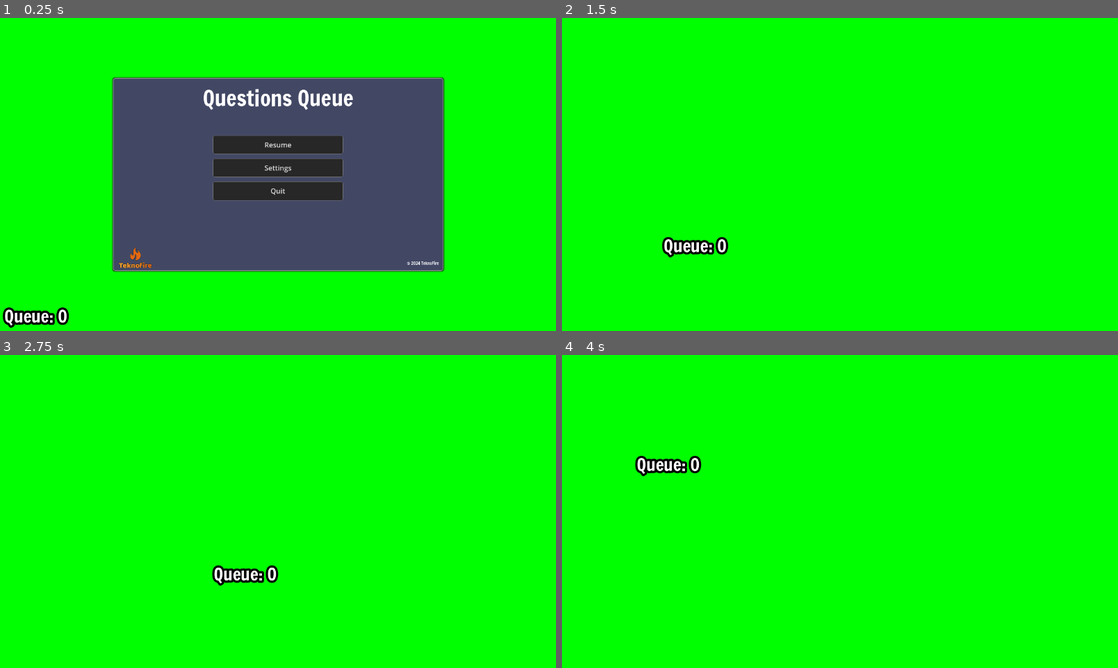
Above: before the commit, frames 1-4 (two rows, left to right).
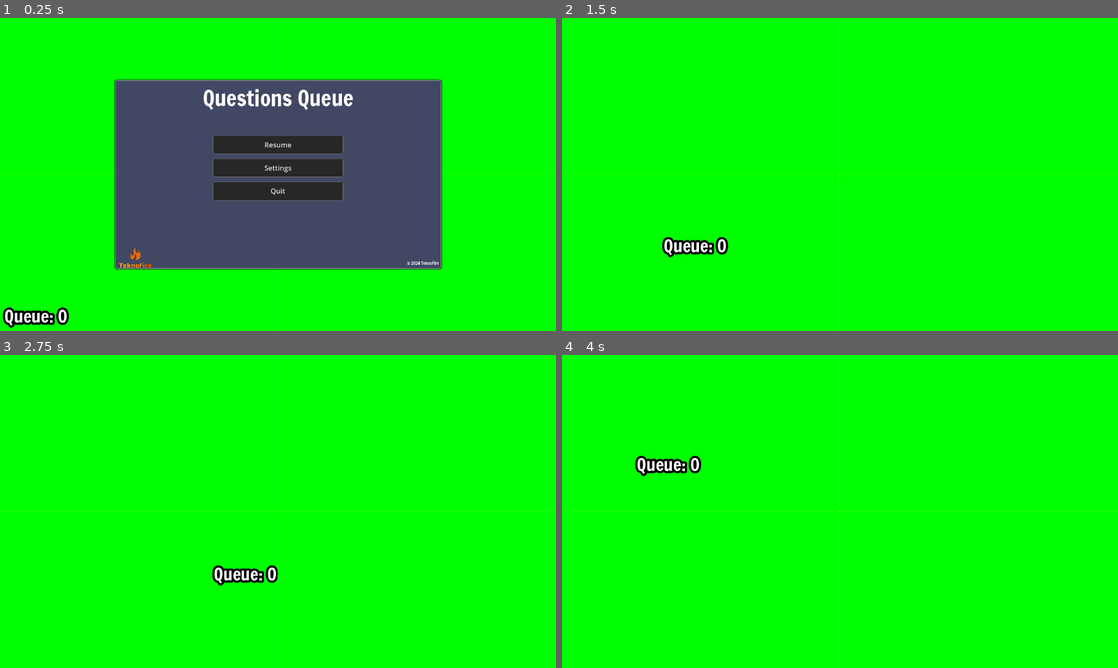
Above: after the commit, the same moments.

Repository: teknofire/stream-questions
Game: Godot game, scene res://scenes/overlay.tscn
The game is run twice, just before and just after one commit, with the same random seed, the same clock (stepped at 60 frames per second) and the same inputs.
Inputs (mouse positions are in pixels of both pictures, inside the frame that each line leads up to):
- Up to frame 1 (0.25 s): no input
- Up to frame 2 (1.5 s): click "Resume" at 0.5 s; tap Enter at 1.25 s; drag from (600, 315) to (895, 105) at 1.27 s
- Up to frame 3 (2.75 s): tap Space at 2 s; drag from (333, 442) to (250, 574) at 2.02 s
- Up to frame 4 (4 s): tap Enter at 2.75 s; move the mouse to (895, 442) at 2.77 s; press the mouse at (895, 442) at 2.78 s; hold Up 2.78-3.5 s; release the mouse at (895, 442) at 3.5 s; tap Space at 3.5 s; drag from (812, 574) to (673, 464) at 3.52 s

The runs differ from the first frame. In frame 1, 2.4% of the frame differs, in the area x 0-100%, y 0-100%; in frame 2, 0.3%; in frame 3, 0.3%; in frame 4, 0.3%.

Commit message:
Update text to fit better
Also adds a cross to show center of the window

Signed-off-by: TeknoFire <will@teknofire.net>

Diff:
--- a/scenes/overlay.tscn
+++ b/scenes/overlay.tscn
@@ -183,7 +183,6 @@
 theme_override_styles/panel = SubResource("StyleBoxFlat_ye3gq")
 
 [node name="API" type="GridContainer" parent="MainMenu/Settings/VBoxContainer/TabContainer"]
-visible = false
 custom_minimum_size = Vector2(500, 0)
 layout_mode = 2
 size_flags_horizontal = 4
@@ -225,6 +224,7 @@
 secret = true
 
 [node name="WebSocket" type="GridContainer" parent="MainMenu/Settings/VBoxContainer/TabContainer"]
+visible = false
 custom_minimum_size = Vector2(500, 0)
 layout_mode = 2
 theme_override_constants/h_separation = 10
@@ -256,6 +256,7 @@
 script = ExtResource("7_ow44g")
 
 [node name="Messages" type="GridContainer" parent="MainMenu/Settings/VBoxContainer/TabContainer"]
+visible = false
 custom_minimum_size = Vector2(500, 0)
 layout_mode = 2
 theme_override_constants/h_separation = 10
@@ -338,10 +339,9 @@
 script = ExtResource("4_cy1bk")
 
 [node name="CenterCross" type="Line2D" parent="."]
-visible = false
 points = PackedVector2Array(640, -8, 640, 736, -16, 736, -16, 360, 1296, 360)
 width = 1.0
-default_color = Color(1, 0, 0.172549, 1)
+default_color = Color(0.2, 1, 0, 0.796078)
 
 [node name="QuestionPanel" type="Panel" parent="."]
 unique_name_in_owner = true
--- a/themes/panel_stylebox.tres
+++ b/themes/panel_stylebox.tres
@@ -13,9 +13,9 @@
 corner_radius_bottom_right = 5
 corner_radius_bottom_left = 5
 corner_detail = 6
-expand_margin_left = 10.0
-expand_margin_top = 10.0
-expand_margin_right = 10.0
-expand_margin_bottom = 10.0
+expand_margin_left = 5.0
+expand_margin_top = 5.0
+expand_margin_right = 5.0
+expand_margin_bottom = 5.0
 shadow_color = Color(0, 0, 0, 0.713726)
 shadow_size = 3
--- a/themes/theme.tres
+++ b/themes/theme.tres
@@ -33,6 +33,7 @@
 Button/styles/normal = SubResource("StyleBoxFlat_re700")
 Label/colors/font_color = Color(1, 1, 1, 1)
 Label/colors/font_outline_color = Color(0, 0, 0, 1)
+Label/constants/line_spacing = -2
 Label/constants/outline_size = 20
 Label/fonts/font = ExtResource("1_m3btr")
 Panel/styles/panel = ExtResource("1_qsx3m")
